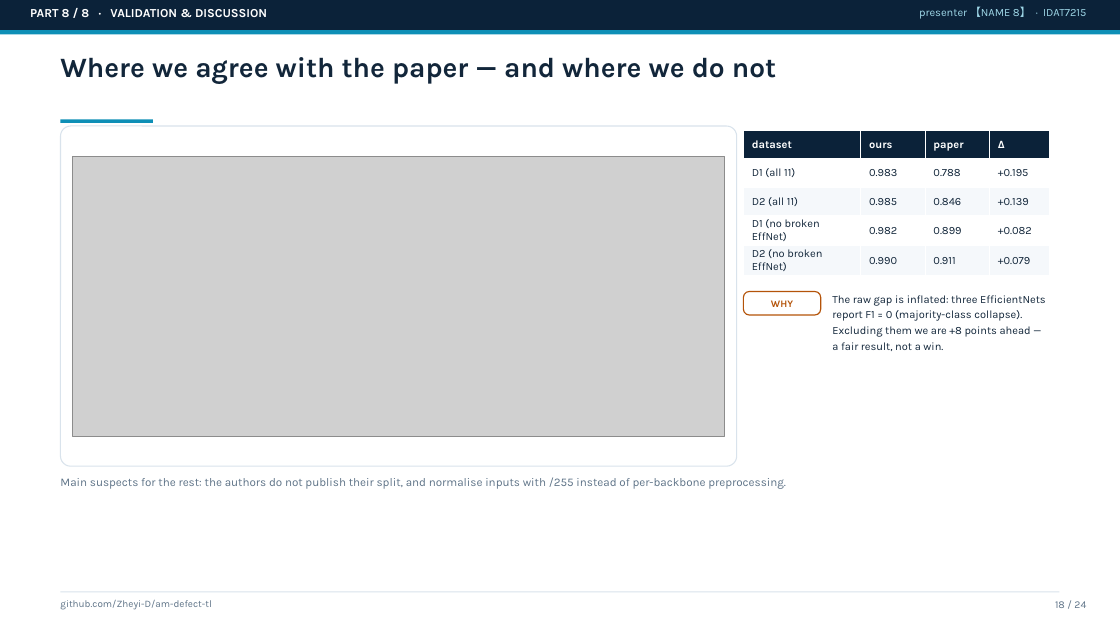
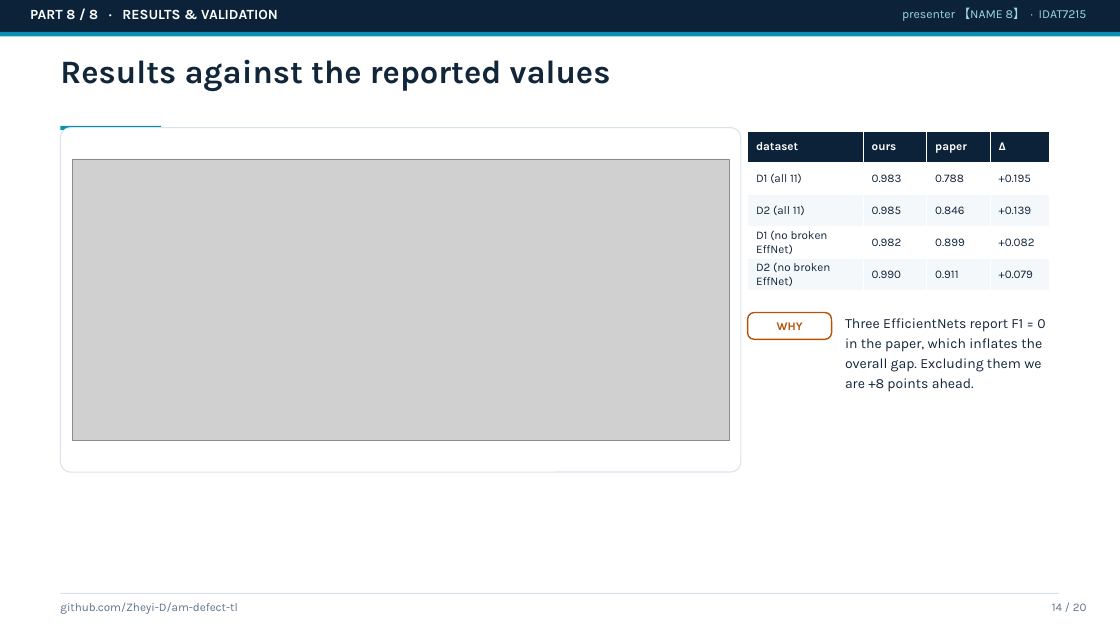
Before and after one commit to Zheyi-D/am-defect-tl, a slide deck: slide 14 of reports/slides_draft.pptx (slide 18 before the commit). Drawn at 1120x630 pixels with LibreOffice and Linux fonts; fonts in the diff are those of the drawing; grey boxes stand for pictures. Boxes give left, top, right and bottom in pixels: in the first picture for what was removed or moved away, otherwise in the second. Text is boxed around its words. In the diff, an @@ line names an element or a change of style, - is before the commit and + after.

```diff
--- a/reports/slides_draft.pptx
+++ b/reports/slides_draft.pptx
@@ text at [30,9,278,20]: text changed; size 10.5 to 12 pt @@
-PART 8 / 8 · VALIDATION & DISCUSSION
+PART 8 / 8 · RESULTS & VALIDATION
@@ text "presenter 【NAME 8】 · IDAT7215": place and size @@
-text "presenter 【NAME 8】 · IDAT7215" at [919,6,1086,19]
+text "presenter 【NAME 8】 · IDAT7215" at [902,7,1087,21]
@@ text "presenter 【NAME 8】 · IDAT7215" at [902,7,1087,21]: size 9.5 to 10.5 pt @@
@@ text removed at [60,57,776,84] @@
-Where we agree with the paper — and where we do not
@@ text added at [60,59,611,92], 28 pt, text #12263A, bold @@
+Results against the reported values
@@ rounded rectangle: place and size @@
-rounded rectangle at [60,126,737,466]
+rounded rectangle at [60,128,741,472]
@@ rectangle: place and size @@
-rectangle at [60,119,153,123]
+rectangle at [60,126,161,130]
@@ table at [748,131,1051,291] @@
@@ size 9.5 to 10 pt @@
@@ table: place and size @@
-table at [744,130,1051,275]
+table at [748,131,1051,291]
@@ picture: place and size @@
-picture at [72,156,725,436]
+picture at [72,159,729,440]
@@ text "WHY" at [777,322,803,330]: size 8.5 to 10 pt @@
@@ text "WHY": place and size @@
-text "WHY" at [771,300,793,307]
+text "WHY" at [777,322,803,330]
@@ rounded rectangle: place and size @@
-rounded rectangle at [744,292,821,315]
+rounded rectangle at [748,313,832,339]
@@ rounded rectangle at [748,313,832,339]: outline #B45309 1 pt to #B45309 1.2 pt @@
@@ text at [845,318,1045,392]: text changed; size 9.5 to 12 pt @@
-The raw gap is inflated: three EfficientNets report F1 = 0 (majority-class collapse). Excluding them we are +8 points ahead — a fair result, not a win.
+Three EfficientNets report F1 = 0 in the paper, which inflates the overall gap. Excluding them we are +8 points ahead.
@@ text removed at [60,477,786,489] @@
-Main suspects for the rest: the authors do not publish their split, and normalise inputs with /255 instead of per-backbone preprocessing.
@@ text "github.com/Zheyi-D/am-defect-tl" at [60,602,237,614]: size 8.5 to 10 pt @@
@@ text added at [1052,603,1087,611], 10 pt, text #5F7488 @@
+14 / 20
@@ text removed at [1055,601,1086,608] @@
-18 / 24
```
Also in this commit, not shown: 15 other slides changed, 4 slides added, 8 slides removed, 2 other files.
